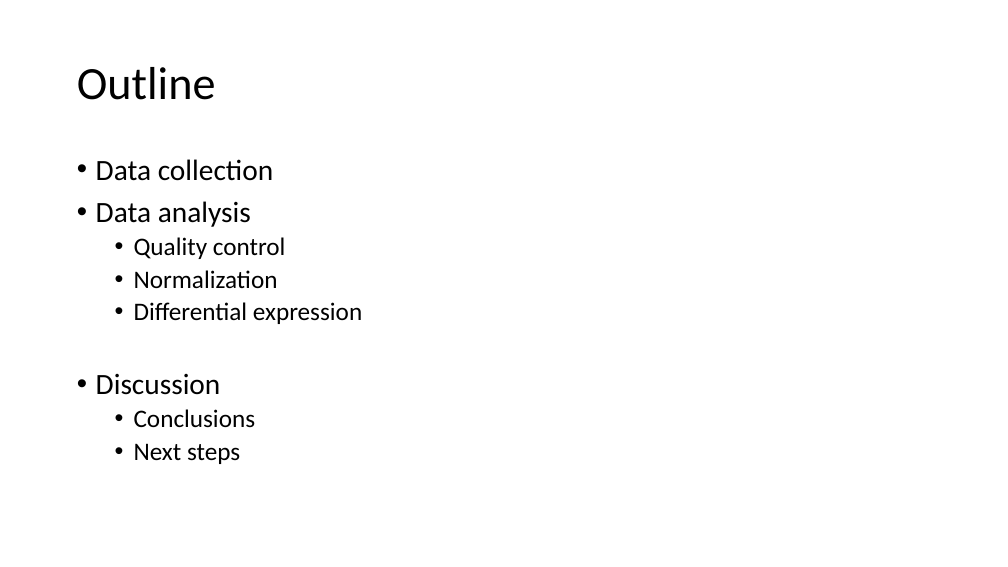
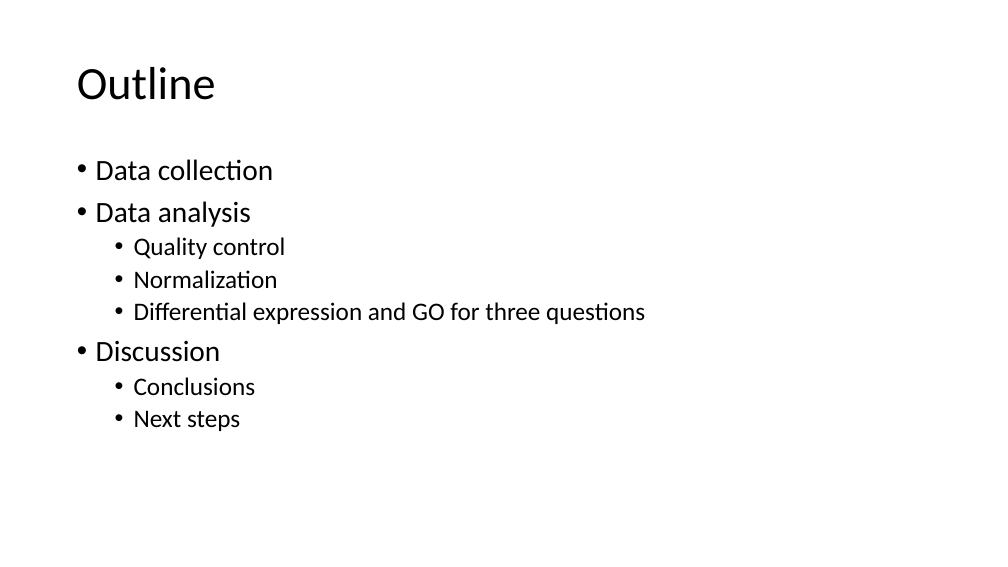
Before and after one commit to SteveSemick/GWI_rat_microarray, a slide deck: slide 2 of ClariomS_Analysis_Presentation.pptx (slide 3 before the commit). Drawn at 1008x567 pixels with LibreOffice and Linux fonts; fonts in the diff are those of the drawing. Boxes give left, top, right and bottom in pixels: in the first picture for what was removed or moved away, otherwise in the second. Text is boxed around its words. In the diff, an @@ line names an element or a change of style, - is before the commit and + after.

```diff
--- a/ClariomS_Analysis_Presentation.pptx
+++ b/ClariomS_Analysis_Presentation.pptx
@@ text at [134,302,645,324]: text changed @@
-  • Differential expression
+  • Differential expression and GO for three questions
```
Also in this commit, not shown: 4 other slides changed, 18 slides added, 6 other files.
